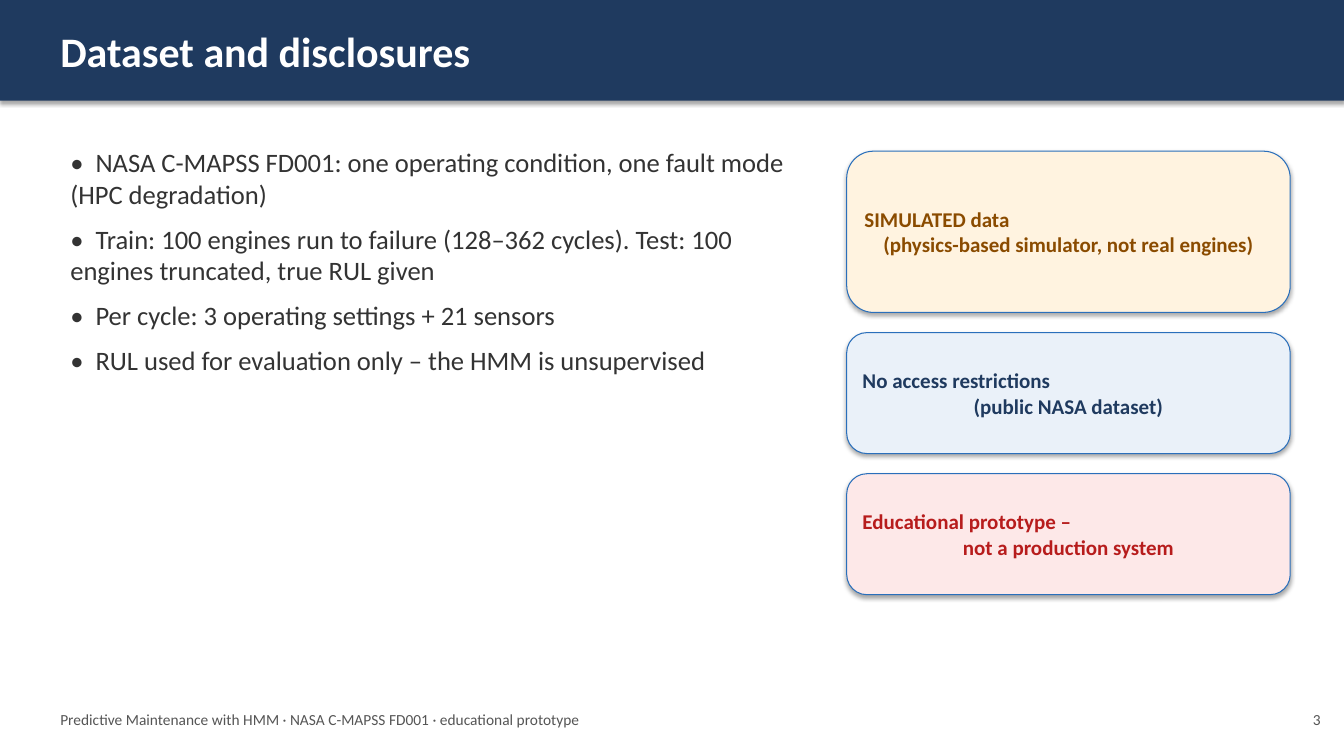
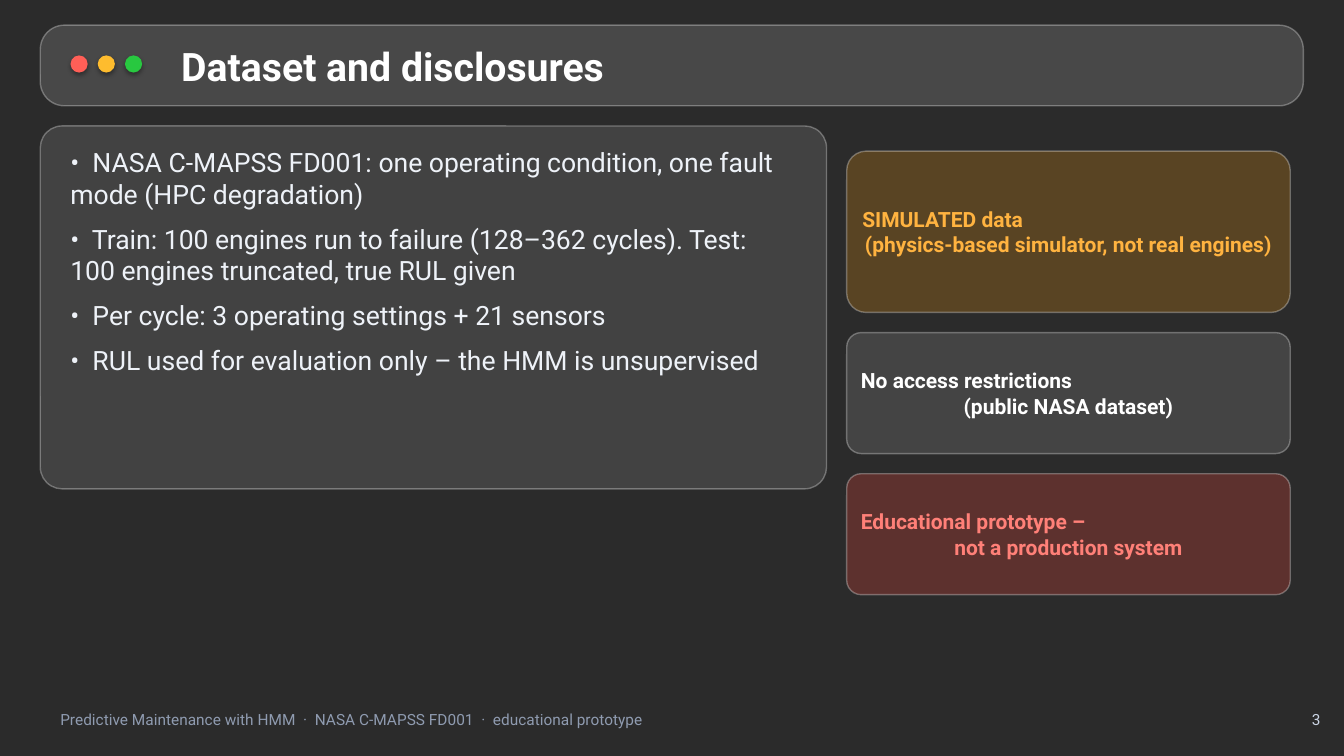
Before and after one commit to Ishita09-prog/predictive-maintenance-hmm, a slide deck: slide 3 of reports/Presentation.pptx. Drawn at 1344x756 pixels with LibreOffice and Linux fonts; fonts in the diff are those of the drawing; background and template pictures are left out; a plain dark background stands for a picture behind light text. Boxes give left, top, right and bottom in pixels: in the first picture for what was removed or moved away, otherwise in the second. Text is boxed around its words. In the diff, an @@ line names an element or a change of style, - is before the commit and + after.

```diff
--- a/reports/Presentation.pptx
+++ b/reports/Presentation.pptx
@@ background #FFFFFF to picture (left out) @@
@@ rectangle removed at bbox=[0, 0, 1344, 101] @@
@@ rounded rectangle added at bbox=[40, 25, 1304, 106], fill #FFFFFF at 14% opacity, outline #FFFFFF 1 pt @@
@@ ellipse added at bbox=[71, 55, 88, 73], fill #FF5F57 @@
@@ ellipse added at bbox=[98, 55, 115, 73], fill #FEBC2E @@
@@ ellipse added at bbox=[125, 55, 142, 73], fill #28C840 @@
@@ text "Dataset and disclosures": place and size @@
-text "Dataset and disclosures" at bbox=[60, 37, 470, 68]
+text "Dataset and disclosures" at bbox=[181, 51, 604, 82]
@@ text "Dataset and disclosures" at bbox=[181, 51, 604, 82]: size 30 to 28 pt, font Calibri to Roboto @@
@@ rounded rectangle added at bbox=[40, 126, 827, 489], fill #FFFFFF at 11% opacity, outline #FFFFFF 1 pt @@
@@ text "• NASA C-MAPSS FD001: one ..." at bbox=[70, 152, 772, 376]: font Calibri to Roboto, text colour #333333 to #EEF2F8 @@
@@ rounded rectangle "SIMULATED data (physics-based simulator, not ..." at bbox=[847, 151, 1291, 313]: font Calibri to Roboto, text colour #8A4B00 to #FFB340; fill #FFF3E0 to #FF9F0A at 22% opacity; outline #2A6FBB 0.75 pt to #FFFFFF 1 pt; shadow off; proportions changed @@
@@ rounded rectangle "No access restrictions (public NASA ..." at bbox=[847, 333, 1291, 454]: font Calibri to Roboto, text colour #1F3A5F to #FFFFFF; fill #EAF1F9 to #FFFFFF at 12% opacity; outline #2A6FBB 0.75 pt to #FFFFFF 1 pt; shadow off; proportions changed @@
@@ rounded rectangle "Educational prototype – not a ..." at bbox=[847, 474, 1291, 595]: font Calibri to Roboto, text colour #B71C1C to #FF8078; fill #FDE8E8 to #FF453A at 24% opacity; outline #2A6FBB 0.75 pt to #FFFFFF 1 pt; shadow off; proportions changed @@
@@ text "Predictive Maintenance with HMM · ..." at bbox=[60, 713, 642, 728]: font Calibri to Roboto, text colour #555555 to #8F9BB0 @@
@@ text "3" at bbox=[1312, 714, 1321, 725]: font Calibri to Roboto, text colour #555555 to #C9D3E3 @@
```
Also in this commit, not shown: 13 other slides changed, 4 other files.
